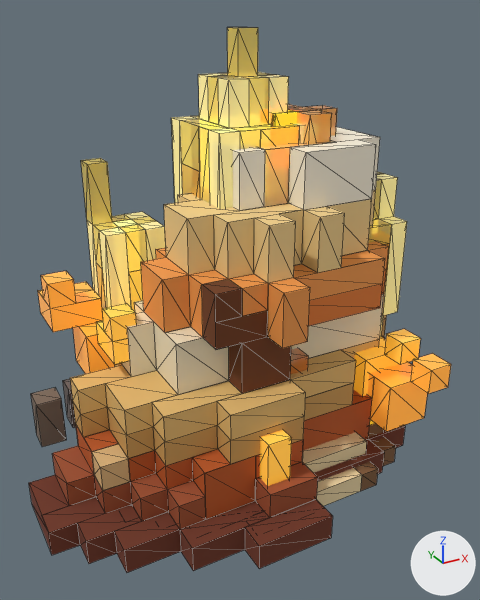
The FBX model forja-rapida/arte/fbx/Gemas_Zona2.fbx as it was, and as the next commit left it.
Before and after are seen from a 50 mm lens placed at (-0.614, -1.107, 0.872), pointed at (-0.023, -0.031, 0.334). The axes (+X, +Y, +Z) are drawn at lower right. The lights are the same throughout. The picture after the commit comes second. Mesh edges are drawn as thin lines. Where no turn or scale is listed for an object, it has been applied to the vertices.

Names of what the first picture shows: 'Arenisca__Ambar', 'Arenisca__Arena', 'Arenisca__ArenaClaro', 'Arenisca__ArenaOscuro', 'Arenisca__Crema', 'Arenisca__CremaClaro', 'Arenisca__NaranjaClaro', 'Arenisca__NaranjaOscuro', 'Arenisca__Tierra', 'Arenisca__TierraOscura', 'Citrino__Arista', 'Citrino__Claro' and 14 more.
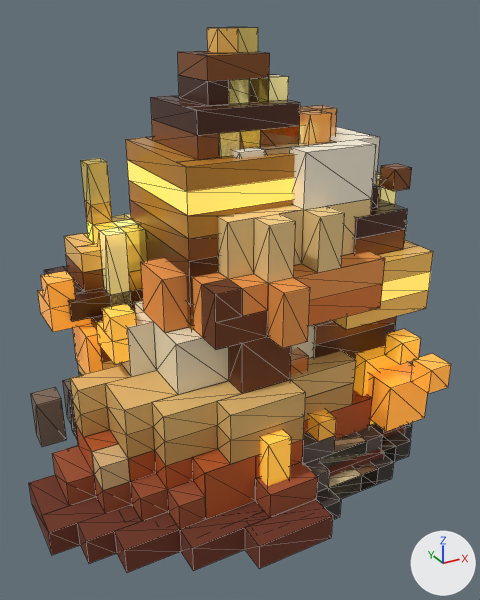
Pixel boxes [x1, y1, x2, y2] of what changed, in the pictures (480 x 600 px):
'OjodeTigre__Oscuro', added: after [44, 75, 408, 366]
'OjodeTigre__Medio', added: after [66, 51, 412, 379]
'OjodeTigre__Dorado', added (orange): after [126, 137, 295, 330]
'OjodeTigre__Claro', added: after [64, 27, 433, 390]
'OjodeTigre__Brillo', added (mostly hidden): after [87, 160, 431, 302]
'OjodeTigre__RocaOscura', added (mostly hidden): after [67, 422, 412, 520]
'OjodeTigre__Roca', added: after [302, 424, 382, 492]
'OjodeTigre__Suelto', added (orange): after [308, 409, 336, 442]
'Citrino__Arista', unchanged, covered by the edit: before [87, 72, 407, 336]; after [87, 75, 407, 306]
'Citrino__Claro', unchanged, covered by the edit: before [81, 27, 392, 272]; after [81, 27, 381, 272]
'Citrino__Veta', unchanged, covered by the edit: before [302, 432, 367, 506]; after [318, 433, 366, 499]
'Arenisca__Vidrio', unchanged, covered by the edit: before [258, 108, 335, 207]; after [258, 109, 335, 156]

Patch to the scene script:
```diff
--- a/forja-rapida/arte/fbx/Gemas_Zona2.fbx.py
+++ b/forja-rapida/arte/fbx/Gemas_Zona2.fbx.py
@@ ob_ojodetigre__roca @@
+ob_ojodetigre__roca = bpy.data.objects.new('OjodeTigre__Roca', me_ojodetigre_roca)  # 97 vertices, 106 faces; spans x -0.34..0.34, y -0.3..0.3, z 0.04..0.12; in mat_ojodetigre_roca (brown #5e534c)
+ob_ojodetigre__roca.location = (0.0, 0.0, 0.0)
@@ ob_ojodetigre__claro @@
+ob_ojodetigre__claro = bpy.data.objects.new('OjodeTigre__Claro', me_ojodetigre_claro)  # 115 vertices, 98 faces; spans x -0.3..0.3, y -0.22..0.22, z 0.12..0.84; in mat_ojodetigre_claro (orange #e8b456)
+ob_ojodetigre__claro.location = (0.0, 0.0, 0.0)
@@ ob_ojodetigre__medio @@
+ob_ojodetigre__medio = bpy.data.objects.new('OjodeTigre__Medio', me_ojodetigre_medio)  # 120 vertices, 112 faces; spans x -0.3..0.26, y -0.18..0.22, z 0.08..0.8; in mat_ojodetigre_medio (brown #8a4e1c)
+ob_ojodetigre__medio.location = (0.0, 0.0, 0.0)
@@ ob_ojodetigre__brillo @@
+ob_ojodetigre__brillo = bpy.data.objects.new('OjodeTigre__Brillo', me_ojodetigre_brillo)  # 54 vertices, 44 faces; spans x -0.3..0.3, y -0.22..0.22, z 0.08..0.6; in mat_ojodetigre_brillo (orange #ffd77a, glowing yellow #ffc94a)
+ob_ojodetigre__brillo.location = (0.0, 0.0, 0.0)
@@ ob_ojodetigre__dorado @@
+ob_ojodetigre__dorado = bpy.data.objects.new('OjodeTigre__Dorado', me_ojodetigre_dorado)  # 54 vertices, 44 faces; spans x -0.18..0.26, y -0.14..0.14, z 0.12..0.64; in mat_ojodetigre_dorado (orange #c98a2e)
+ob_ojodetigre__dorado.location = (0.0, 0.0, 0.0)
@@ ob_ojodetigre__rocaoscura @@
+ob_ojodetigre__rocaoscura = bpy.data.objects.new('OjodeTigre__RocaOscura', me_ojodetigre_rocaoscura)  # 194 vertices, 240 faces; spans x -0.38..0.38, y -0.34..0.34, z 0.0..0.12; in mat_ojodetigre_rocaoscura (dark grey #3e3632)
+ob_ojodetigre__rocaoscura.location = (0.0, 0.0, 0.0)
@@ ob_ojodetigre__oscuro @@
+ob_ojodetigre__oscuro = bpy.data.objects.new('OjodeTigre__Oscuro', me_ojodetigre_oscuro)  # 107 vertices, 110 faces; spans x -0.34..0.26, y -0.18..0.26, z 0.12..0.76; in mat_ojodetigre_oscuro (brown #4a2410)
+ob_ojodetigre__oscuro.location = (0.0, 0.0, 0.0)
@@ ob_ojodetigre__suelto @@
+ob_ojodetigre__suelto = bpy.data.objects.new('OjodeTigre__Suelto', me_ojodetigre_suelto)  # 36 vertices, 38 faces; spans x -0.34..0.3, y -0.26..0.26, z 0.04..0.16; in mat_ojodetigre_suelto (orange #e0a040, glowing orange #d9952a)
+ob_ojodetigre__suelto.location = (0.0, 0.0, 0.0)
```
